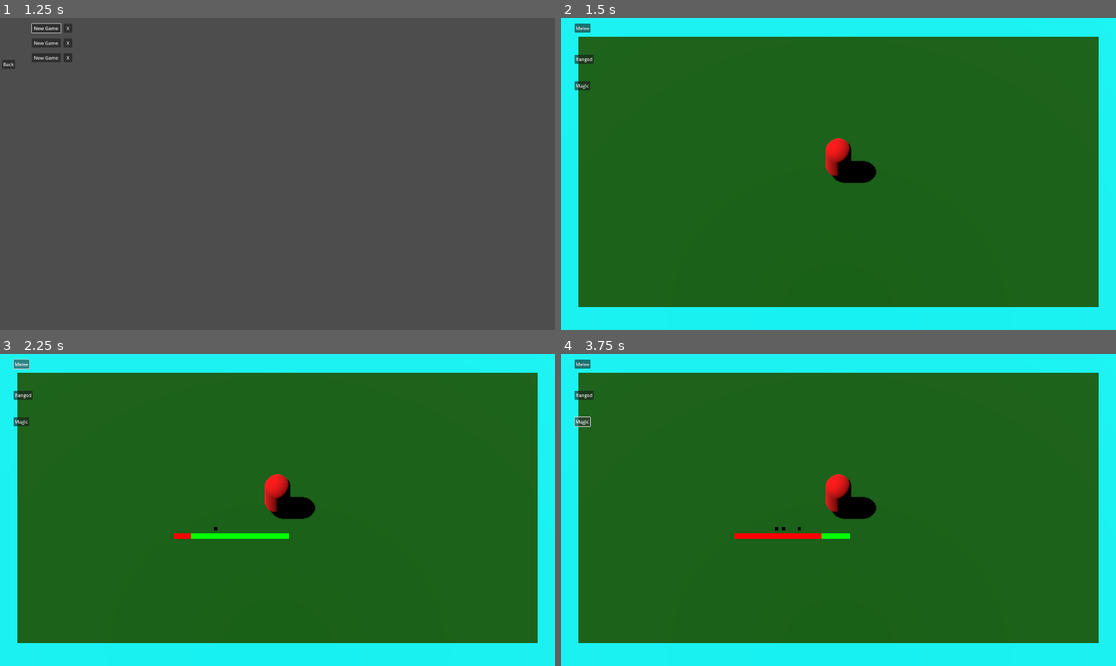
Above: before the commit, frames 1-4 (two rows, left to right).
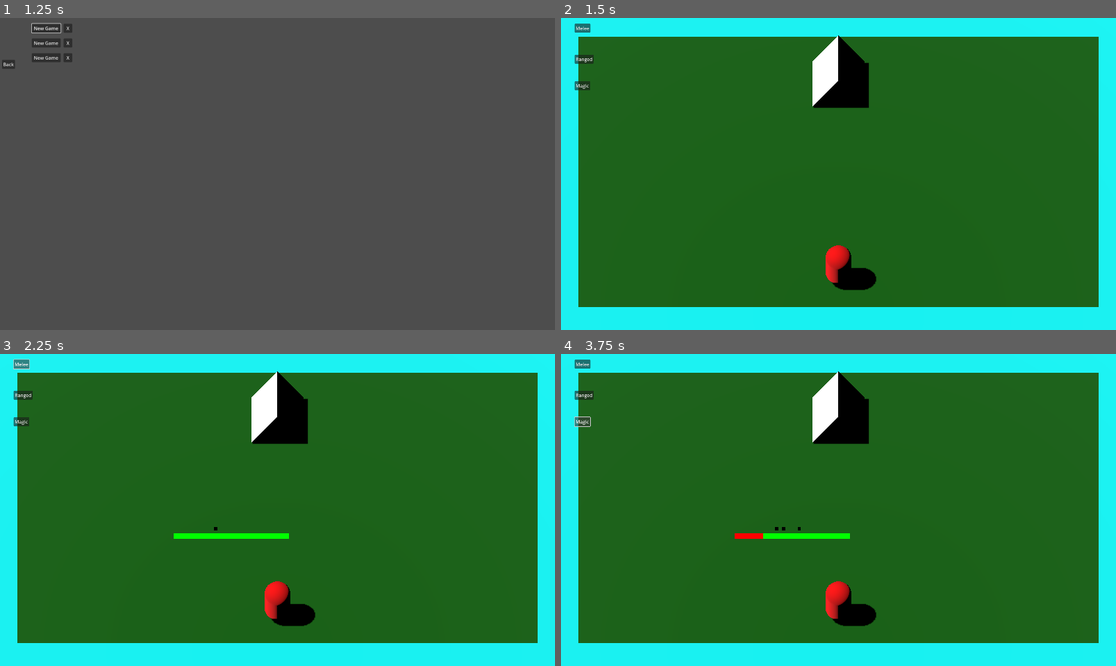
Above: after the commit, the same moments.

Repository: lucasfo/roulette-adventure-3d
Game: Godot game, scene res://extra_scenes/menu/menu.tscn
Two runs of this game, one before a commit and one after it. Both use one fixed random seed, a clock stepped at 60 frames per second and the inputs below.
Inputs:
- Up to frame 1 (1.25 s): click "Play Game" at 0.5 s
- Up to frame 2 (1.5 s): click "New Game" at 1.25 s
- Up to frame 3 (2.25 s): click "Melee" at 2 s
- Up to frame 4 (3.75 s): click "Ranged" at 2.75 s; click "Magic" at 3.5 s

Frame 1 is identical in both runs. In frame 2, 3.6% of the frame differs, in the area x 45-57%, y 5-88%; in frame 3, 3.7%; in frame 4, 3.8%, in the area x 36-57%, y 5-88%.

Commit message:
Add 3D models and sequence of battles
Signed-off-by: Lucas Fernandes de Oliveira <lfoliveira@inf.ufpr.br>

Diff:
--- a/game/autoload/dungeon_gwi/dungeon_gwi.gd
+++ b/game/autoload/dungeon_gwi/dungeon_gwi.gd
@@ -2,9 +2,13 @@
 
 signal attr_entered(attr: Enums.Attribute)
 signal roullete_data_entered(data: RoulleteData)
+signal roullete_spin_finished()
 
 func send_attr(attr: Enums.Attribute) -> void:
 	self.attr_entered.emit(attr)
 
 func send_roullete_data(data: RoulleteData) -> void:
 	self.roullete_data_entered.emit(data)
+
+func send_roullete_spin_finished() -> void:
+	self.roullete_spin_finished.emit()
--- a/game/main/gui/dungeon_gui/dungeon_gui.gd
+++ b/game/main/gui/dungeon_gui/dungeon_gui.gd
@@ -36,4 +36,5 @@
 	roullete.spin()
 
 func _on_roullete_spin_finished():
-	self.get_tree().change_scene_to_file("res://extra_scenes/menu/menu.tscn")
+	DungeonGWI.send_roullete_spin_finished()
+	#self.get_tree().change_scene_to_file("res://extra_scenes/menu/menu.tscn")
--- a/game/main/gui/dungeon_gui/roullete/roullete_data.gd
+++ b/game/main/gui/dungeon_gui/roullete/roullete_data.gd
@@ -10,3 +10,6 @@
 	self.base = base_inp
 	self.win_n = win_n_inp
 	self.roll = roll_inp
+
+func won() -> bool:
+	return self.roll >= self.base - self.win_n
--- a/game/main/world/dungeon/dungeon.gd
+++ b/game/main/world/dungeon/dungeon.gd
@@ -1,16 +1,25 @@
 extends Node3D
 
 @onready var player: Player = $PlayerAvatar.player
-@onready var encounter: Encounter = $EncounterFactory.create_encounter()
+@onready var factory = $EncounterFactory
+
+var encounter: Encounter = null
+var roullete_data: RoulleteData = null
 
 func _ready() -> void:
 	DungeonGWI.attr_entered.connect(run_turn)
+	DungeonGWI.roullete_spin_finished.connect(self._on_roullete_spin_finished)
+	if !factory.start_encounter():
+		self.get_tree().change_scene_to_file("res://extra_scenes/menu/menu.tscn")
+		return
+
+	self.encounter = factory.current_encounter()
 
 func run_turn(attr: Enums.Attribute) -> void:
 	const BASE_ROLL: int = 20
 	var win_unb: int = BASE_ROLL + player.attr_power(attr) - encounter.challenge
 	var win_n: int = max(min(BASE_ROLL, win_unb), 0)
-	var win_odds: float = float(max(win_n, 0))/float(BASE_ROLL)
+	var win_odds: float = float(win_n)/float(BASE_ROLL)
 
 	var dice_roll: int  = randi() % BASE_ROLL
 	var roll: int  = max(dice_roll + player.attr_power(attr), 0)
@@ -34,5 +43,12 @@
 	print("Dice roll: %d" % dice_roll)
 	print("Actual roll: %d" % roll)
 	print("Victory: %s" % won)
-	DungeonGWI.send_roullete_data(RoulleteData.new(BASE_ROLL, win_n, dice_roll))
-	#self.get_tree().change_scene_to_file("res://extra_scenes/menu/menu.tscn")
+	self.roullete_data = RoulleteData.new(BASE_ROLL, win_n, dice_roll)
+	DungeonGWI.send_roullete_data(self.roullete_data)
+
+func _on_roullete_spin_finished():
+	if self.roullete_data.won():
+		if self.factory.defeat_encounter():
+			self.encounter = factory.current_encounter()
+		else:
+			self.get_tree().change_scene_to_file("res://extra_scenes/menu/menu.tscn")
--- a/game/main/world/dungeon/dungeon.tscn
+++ b/game/main/world/dungeon/dungeon.tscn
@@ -1,8 +1,8 @@
 [gd_scene load_steps=9 format=3 uid="uid://cijgkc4wx5ucg"]
 
 [ext_resource type="Script" uid="uid://0bkr5abl03gv" path="res://main/world/dungeon/dungeon.gd" id="1_4p0ij"]
-[ext_resource type="PackedScene" uid="uid://cvbje1sd6221b" path="res://main/world/dungeon/encounter/encounter_factory.tscn" id="2_4l13w"]
-[ext_resource type="PackedScene" uid="uid://bcycv1sv1o54q" path="res://main/world/dungeon/player/player_avatar.tscn" id="3_7yqdq"]
+[ext_resource type="PackedScene" uid="uid://cvbje1sd6221b" path="res://main/world/dungeon/encounter/factory/encounter_factory.tscn" id="2_4l13w"]
+[ext_resource type="PackedScene" uid="uid://bcycv1sv1o54q" path="res://main/world/dungeon/player/avatar/player_avatar.tscn" id="3_7yqdq"]
 
 [sub_resource type="StandardMaterial3D" id="StandardMaterial3D_4l13w"]
 albedo_color = Color(0.0392157, 0.392157, 0, 1)
@@ -55,6 +55,7 @@
 skeleton = NodePath("../..")
 
 [node name="EncounterFactory" parent="." instance=ExtResource("2_4l13w")]
+transform = Transform3D(1, 0, 0, 0, 1, 0, 0, 0, 1, 0, 1.05842, -1.92366)
 
 [node name="PlayerAvatar" parent="." instance=ExtResource("3_7yqdq")]
-transform = Transform3D(1, 0, 0, 0, 1, 0, 0, 0, 1, 0, 1.04059, 0)
+transform = Transform3D(1, 0, 0, 0, 1, 0, 0, 0, 1, 0, 1.04059, 2.37508)
--- /dev/null
+++ b/game/main/world/dungeon/encounter/avatar/encounter_avatar.gd
@@ -0,0 +1,6 @@
+extends Node3D
+
+class_name EncounterAvatar
+
+@export var template: EncounterTemplate
+@onready var encounter: Encounter = Encounter.new(self.template)
--- /dev/null
+++ b/game/main/world/dungeon/encounter/avatar/encounter_avatar.tscn
@@ -0,0 +1,18 @@
+[gd_scene load_steps=5 format=3 uid="uid://ck5qv83o6rjb3"]
+
+[ext_resource type="Script" uid="uid://cyykoqk4bghk4" path="res://main/world/dungeon/encounter/avatar/encounter_avatar.gd" id="1_0nekl"]
+[ext_resource type="Script" uid="uid://dr1ff1pjaglt3" path="res://main/world/dungeon/encounter/encounter_template.gd" id="2_l5gmi"]
+
+[sub_resource type="Resource" id="Resource_r2qc5"]
+script = ExtResource("2_l5gmi")
+challenge = 15
+metadata/_custom_type_script = "uid://dr1ff1pjaglt3"
+
+[sub_resource type="PrismMesh" id="PrismMesh_i5bgo"]
+
+[node name="EncounterAvatar" type="Node3D"]
+script = ExtResource("1_0nekl")
+template = SubResource("Resource_r2qc5")
+
+[node name="MeshInstance3D" type="MeshInstance3D" parent="."]
+mesh = SubResource("PrismMesh_i5bgo")
--- a/game/main/world/dungeon/encounter/encounter_factory.gd
+++ /dev/null
@@ -1,6 +0,0 @@
-extends Node3D
-
-@export var template: EncounterTemplate
-
-func create_encounter() -> Encounter:
-	return Encounter.new(template)
--- a/game/main/world/dungeon/encounter/encounter_factory.tscn
+++ /dev/null
@@ -1,13 +0,0 @@
-[gd_scene load_steps=4 format=3 uid="uid://cvbje1sd6221b"]
-
-[ext_resource type="Script" uid="uid://dfhht5jgflv6c" path="res://main/world/dungeon/encounter/encounter_factory.gd" id="1_p6xd2"]
-[ext_resource type="Script" uid="uid://dr1ff1pjaglt3" path="res://main/world/dungeon/encounter/encounter_template.gd" id="2_e5irh"]
-
-[sub_resource type="Resource" id="Resource_bi23i"]
-script = ExtResource("2_e5irh")
-challenge = 15
-metadata/_custom_type_script = "uid://dr1ff1pjaglt3"
-
-[node name="EncounterFactory" type="Node3D"]
-script = ExtResource("1_p6xd2")
-template = SubResource("Resource_bi23i")
--- /dev/null
+++ b/game/main/world/dungeon/encounter/factory/encounter_factory.gd
@@ -0,0 +1,30 @@
+extends Node3D
+
+@export var template: EncounterTemplate
+
+var avatars: Array[EncounterAvatar] = []
+
+func _ready() -> void:
+	for child in $Encounters.get_children():
+		avatars.push_back(child as EncounterAvatar)
+
+	if avatars.size() == 0:
+		print("WARN: No encounters found in EncounterFactory")
+
+func is_active() -> bool:
+	return avatars.size() > 0
+
+func start_encounter() -> bool:
+	if !self.is_active():
+		return false
+
+	avatars[0].visible = true
+	return true
+
+func defeat_encounter() -> bool:
+	var defeated: EncounterAvatar = avatars.pop_front()
+	defeated.queue_free()
+	return self.start_encounter()
+
+func current_encounter() -> Encounter:
+	return avatars[0].encounter
--- /dev/null
+++ b/game/main/world/dungeon/encounter/factory/encounter_factory.tscn
@@ -0,0 +1,74 @@
+[gd_scene load_steps=12 format=3 uid="uid://cvbje1sd6221b"]
+
+[ext_resource type="Script" uid="uid://dfhht5jgflv6c" path="res://main/world/dungeon/encounter/factory/encounter_factory.gd" id="1_p6xd2"]
+[ext_resource type="Script" uid="uid://dr1ff1pjaglt3" path="res://main/world/dungeon/encounter/encounter_template.gd" id="2_e5irh"]
+[ext_resource type="PackedScene" uid="uid://ck5qv83o6rjb3" path="res://main/world/dungeon/encounter/avatar/encounter_avatar.tscn" id="3_oxxxk"]
+
+[sub_resource type="Resource" id="Resource_bi23i"]
+script = ExtResource("2_e5irh")
+challenge = 15
+metadata/_custom_type_script = "uid://dr1ff1pjaglt3"
+
+[sub_resource type="Resource" id="Resource_oxxxk"]
+script = ExtResource("2_e5irh")
+challenge = 5
+metadata/_custom_type_script = "uid://dr1ff1pjaglt3"
+
+[sub_resource type="StandardMaterial3D" id="StandardMaterial3D_yo5h7"]
+
+[sub_resource type="Resource" id="Resource_ebmvo"]
+script = ExtResource("2_e5irh")
+challenge = 10
+metadata/_custom_type_script = "uid://dr1ff1pjaglt3"
+
+[sub_resource type="StandardMaterial3D" id="StandardMaterial3D_wtkb0"]
+albedo_color = Color(1, 0, 1, 1)
+
+[sub_resource type="StandardMaterial3D" id="StandardMaterial3D_8e4d5"]
+albedo_color = Color(0, 1, 1, 1)
+
+[sub_resource type="Resource" id="Resource_l7s5p"]
+script = ExtResource("2_e5irh")
+challenge = 20
+metadata/_custom_type_script = "uid://dr1ff1pjaglt3"
+
+[sub_resource type="StandardMaterial3D" id="StandardMaterial3D_6g5xb"]
+albedo_color = Color(1, 1, 0, 1)
+
+[node name="EncounterFactory" type="Node3D"]
+script = ExtResource("1_p6xd2")
+template = SubResource("Resource_bi23i")
+
+[node name="Encounters" type="Node3D" parent="."]
+
+[node name="EncounterAvatar0" parent="Encounters" instance=ExtResource("3_oxxxk")]
+visible = false
+template = SubResource("Resource_oxxxk")
+
+[node name="MeshInstance3D" parent="Encounters/EncounterAvatar0" index="0"]
+material_override = SubResource("StandardMaterial3D_yo5h7")
+
+[node name="EncounterAvatar1" parent="Encounters" instance=ExtResource("3_oxxxk")]
+visible = false
+template = SubResource("Resource_ebmvo")
+
+[node name="MeshInstance3D" parent="Encounters/EncounterAvatar1" index="0"]
+material_override = SubResource("StandardMaterial3D_wtkb0")
+
+[node name="EncounterAvatar2" parent="Encounters" instance=ExtResource("3_oxxxk")]
+visible = false
+
+[node name="MeshInstance3D" parent="Encounters/EncounterAvatar2" index="0"]
+material_override = SubResource("StandardMaterial3D_8e4d5")
+
+[node name="EncounterAvatar3" parent="Encounters" instance=ExtResource("3_oxxxk")]
+visible = false
+template = SubResource("Resource_l7s5p")
+
+[node name="MeshInstance3D" parent="Encounters/EncounterAvatar3" index="0"]
+material_override = SubResource("StandardMaterial3D_6g5xb")
+
+[editable path="Encounters/EncounterAvatar0"]
+[editable path="Encounters/EncounterAvatar1"]
+[editable path="Encounters/EncounterAvatar2"]
+[editable path="Encounters/EncounterAvatar3"]
--- a/game/main/world/dungeon/player/player_avatar.gd
+++ b/game/main/world/dungeon/player/avatar/player_avatar.gd
@@ -1,4 +1,6 @@
 extends Node3D
+
+class_name PlayerAvatar
 
 @export var template: PlayerTemplate
 @onready var player: Player = Player.new(self.template)
--- a/game/main/world/dungeon/player/player_avatar.tscn
+++ b/game/main/world/dungeon/player/avatar/player_avatar.tscn
@@ -1,6 +1,6 @@
 [gd_scene load_steps=6 format=3 uid="uid://bcycv1sv1o54q"]
 
-[ext_resource type="Script" uid="uid://dhgrpjvvh18nv" path="res://main/world/dungeon/player/player_avatar.gd" id="1_mqn7u"]
+[ext_resource type="Script" uid="uid://dhgrpjvvh18nv" path="res://main/world/dungeon/player/avatar/player_avatar.gd" id="1_mqn7u"]
 [ext_resource type="Script" uid="uid://cdvnh4kx7yyxk" path="res://main/world/dungeon/player/player_template.gd" id="2_lwj8i"]
 
 [sub_resource type="Resource" id="Resource_pj0oo"]
Not shown, added: game/main/world/dungeon/encounter/avatar/encounter_avatar.gd.uid
Renamed: game/main/world/dungeon/encounter/encounter_factory.gd.uid -> game/main/world/dungeon/encounter/factory/encounter_factory.gd.uid
Renamed: game/main/world/dungeon/player/player_avatar.gd.uid -> game/main/world/dungeon/player/avatar/player_avatar.gd.uid
